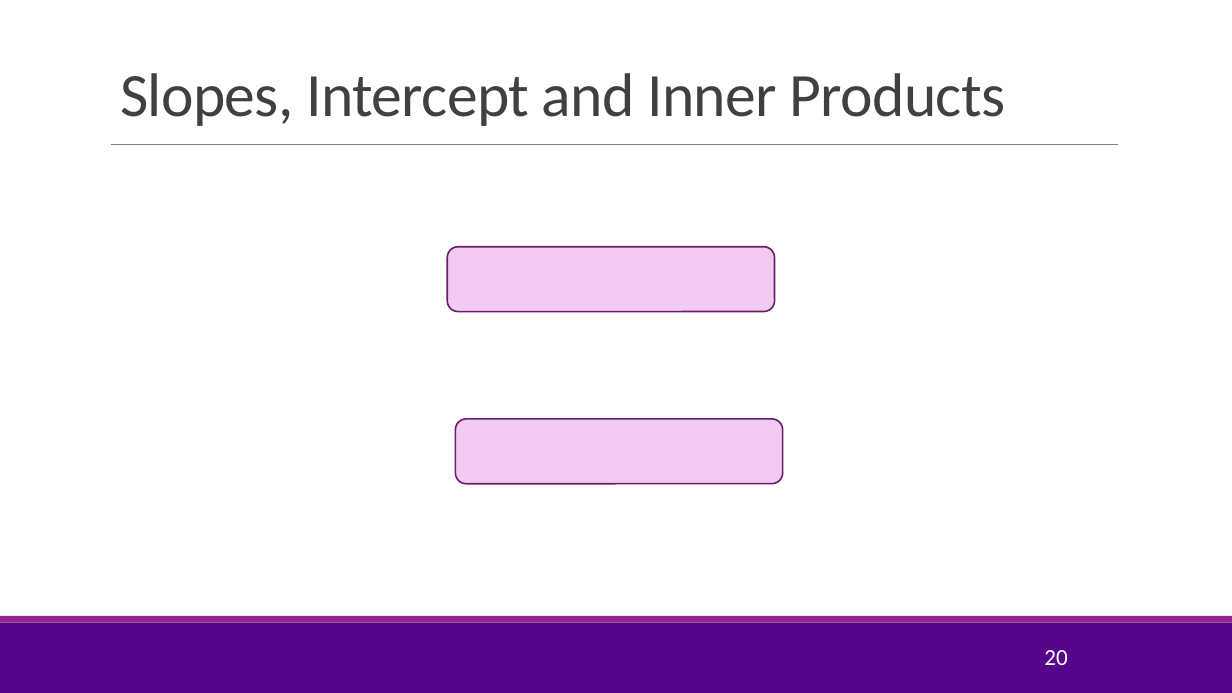
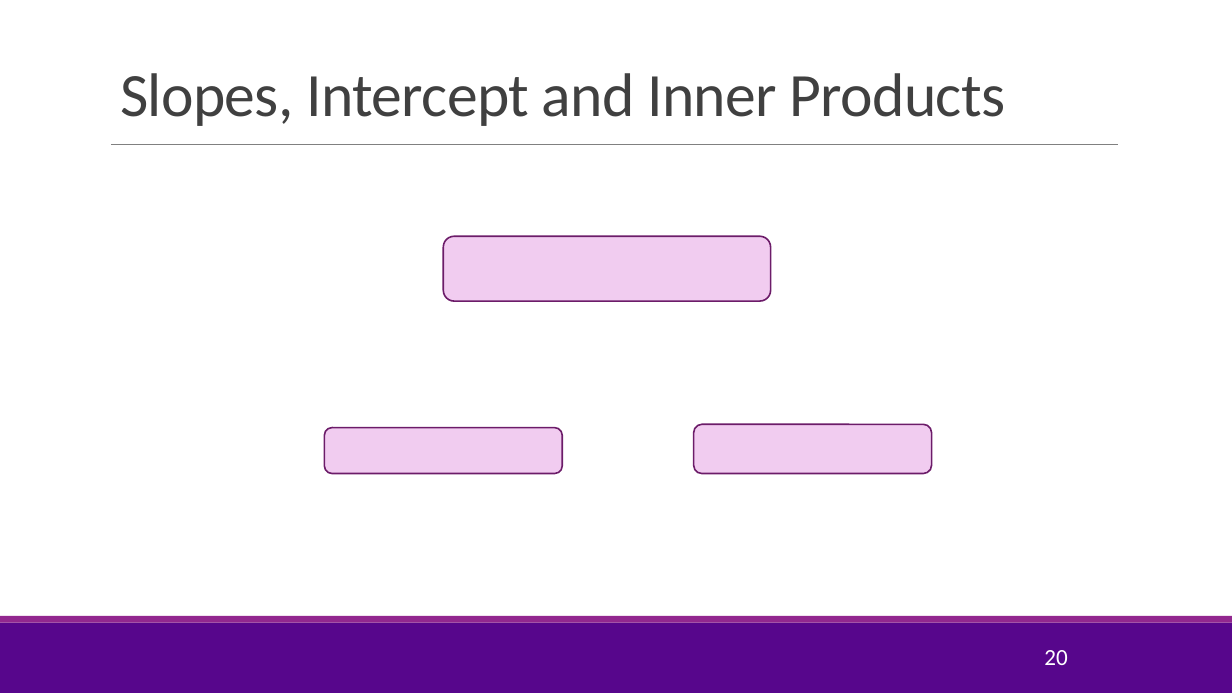
Before and after one commit to sdrangan/introml, a slide deck: slide 20 of lectures/Lect03_MultLinRegression.pptx. Drawn at 1232x693 pixels with LibreOffice and Linux fonts; fonts in the diff are those of the drawing; grey boxes stand for pictures; background and template pictures are left out. Boxes give left, top, right and bottom in pixels: in the first picture for what was removed or moved away, otherwise in the second. Text is boxed around its words. In the diff, an @@ line names an element or a change of style, - is before the commit and + after.

```diff
--- a/lectures/Lect03_MultLinRegression.pptx
+++ b/lectures/Lect03_MultLinRegression.pptx
@@ rounded rectangle: place and size @@
-rounded rectangle at box(447, 247, 775, 311)
+rounded rectangle at box(444, 237, 771, 301)
@@ rounded rectangle: place and size @@
-rounded rectangle at box(456, 419, 783, 483)
+rounded rectangle at box(324, 428, 562, 474)
@@ rounded rectangle added at box(694, 424, 932, 473), fill #F1CCF0, outline #6C1D6A 1.25 pt @@
```
Also in this commit, not shown: 5 other slides changed, 4 slides added, 2 slides removed, 4 other files.
